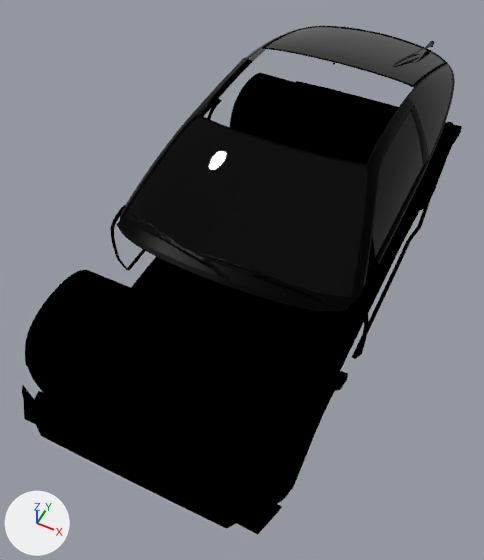
The Blender file content/cars/nissan_rs13/chassis.blend, before and after one commit.
The view is the same before and after, from a 50 mm camera at (1.23, -2.96, 3.36) aimed at (-0.05, -0.38, 0.15). The axes (+X, +Y, +Z) are drawn at lower left. The lights are the same throughout.

In view in the first picture: 'Plastic', 'Rubber', 'Undercarriage', 'Windows', 'Wipers'.
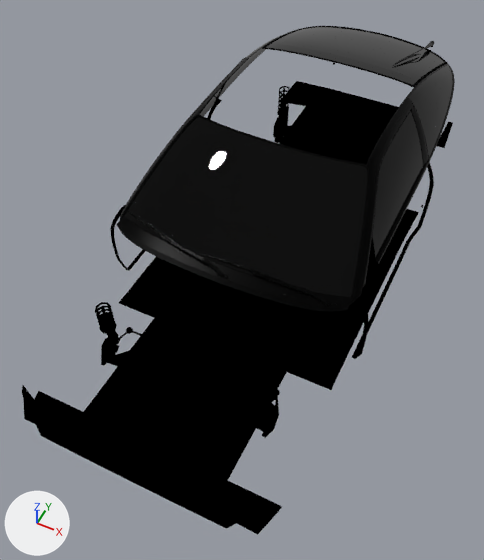
Where the change shows, as pixel boxes (x1, y1, x2, y2) in the pictures (484 x 560 px):
```json
{"object": "Undercarriage", "change": "reshaped", "before": [22, 73, 462, 535], "after": [22, 81, 453, 535]}
{"part": 1, "of": "me_undercarriage", "change": "deleted", "before": [230, 73, 306, 143], "on screen": "black"}
{"part": 2, "of": "me_undercarriage", "change": "cut back", "before": [25, 270, 154, 412], "after": [119, 300, 154, 318]}
{"part": 3, "of": "me_undercarriage", "change": "cut back", "before": [227, 349, 348, 504], "after": [290, 373, 333, 390]}
{"part": 4, "of": "me_undercarriage", "change": "deleted", "before": [407, 122, 462, 213], "on screen": "black"}
```

Edits to the scene script, one JSON object a line:
```json
{"block": "me_undercarriage", "where": "# used by ob_undercarriage; location = (0.0, 0.0, 0.0); rotation_euler = (1.571, 0.0, -3.142), in degrees (90, 0, -180)"}
{"op": "remove", "block": "me_undercarriage", "code": "me_undercarriage.from_pydata(...)  # 5335 vertices, 4439 faces, 1 loose edge; spans x -0.85..0.85, y -0.04..0.68, z -1.81..2.02"}
{"op": "add", "block": "me_undercarriage", "code": "me_undercarriage.from_pydata(...)  # 4907 vertices, 4021 faces, 8 loose edges; spans x -0.85..0.85, y -0.04..0.68, z -1.81..2.02"}
{"block": "me_undercarriage", "change": "me_undercarriage part 1: 112 vertices removed from x 0.47..0.83, y 0.0..0.46, z 0.9..1.67"}
{"block": "me_undercarriage", "change": "me_undercarriage part 2: 1 vertex moved within x 0.74, y 0.0, z -0.81; 101 vertices removed from x 0.46..0.83, y 0.0..0.49, z -1.58..-0.81"}
{"block": "me_undercarriage", "change": "me_undercarriage part 3: 1 vertex moved within x -0.74, y 0.0, z -0.81; 98 vertices removed from x -0.83..-0.46, y 0.0..0.49, z -1.58..-0.81"}
{"block": "me_undercarriage", "change": "me_undercarriage part 4: 90 vertices removed from x -0.83..-0.47, y 0.0..0.46, z 0.9..1.67"}
```
